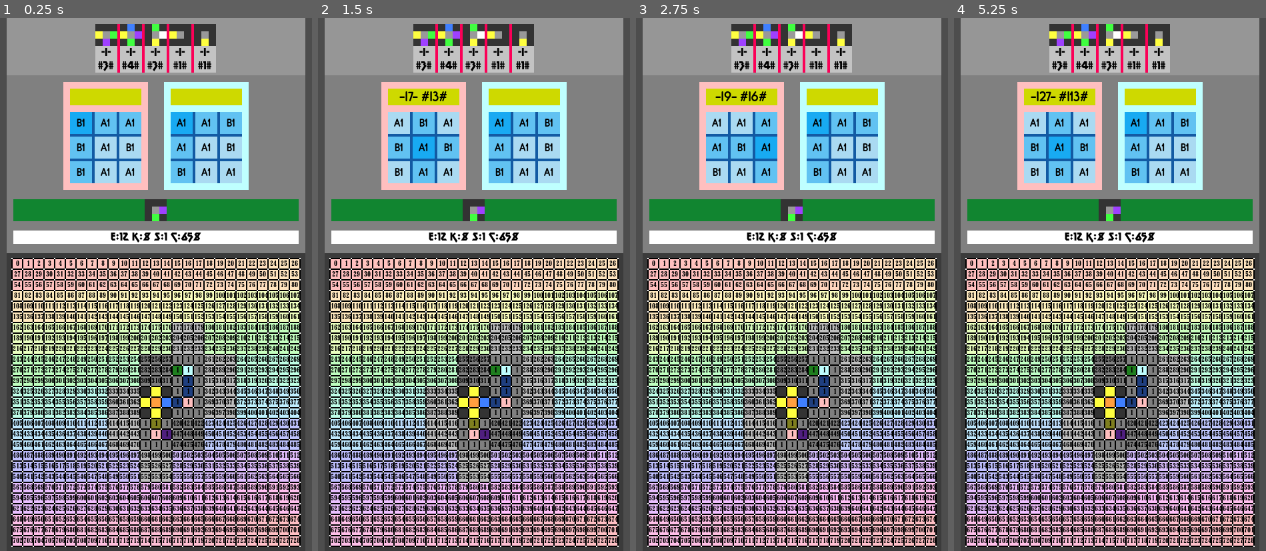
Above: before the commit, frames 1-4 (left to right).
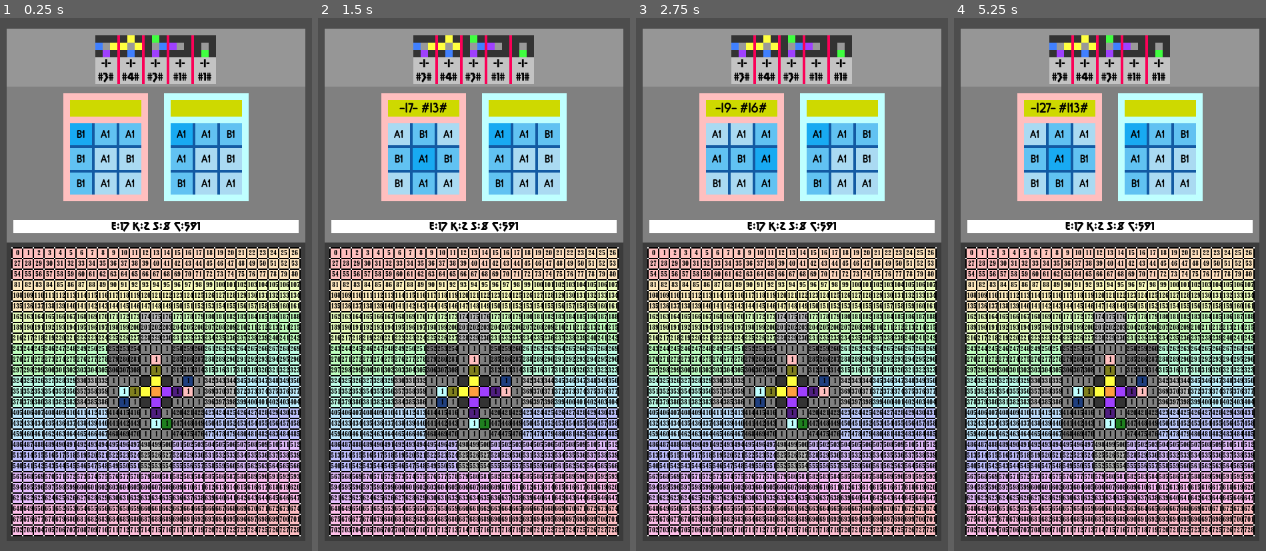
Above: after the commit, the same moments.

Repository: Pe3Hu/rangi
Game: Godot game, scene res://scene/Game.tscn
Two runs of this game, one before a commit and one after it. Both use one fixed random seed, a clock stepped at 60 frames per second and the inputs below.
Inputs:
- Up to frame 1 (0.25 s): no input
- Up to frame 2 (1.5 s): tap Enter at 0.5 s; hold D 0.53-1.28 s; tap Q at 0.6 s; tap Space at 0.77, 1.25 s; hold S from 1.28 s (still down); tap E at 1.35 s
- Up to frame 3 (2.75 s): tap Space at 1.52 s; tap Enter at 2 s; release S at 2.03 s; hold D from 2.03 s (still down); tap R at 2.1 s
- Up to frame 4 (5.25 s): tap Space at 2.75, 3.02, 3.77, 4.25, 4.52 s; release D at 2.78 s; hold W 2.78-3.53 s; tap F at 2.85 s; tap Enter at 3.5 s; hold A 3.53-5.03 s; tap Z at 3.6 s; tap Q at 4.35 s; hold S from 5.03 s (still down); tap E at 5.1 s

The runs differ from the first frame. In frame 1, 42% of the frame differs, in the area x 2-98%, y 0-100%; in frame 2, 42%; in frame 3, 42%; in frame 4, 42%.
Error before the commit: Invalid call. Nonexistent function 'decide_which_worksite_to_build_on' in base 'RefCounted (Conveyor)'. (res://scene/Game.gd:53)
Error after the commit: Invalid call. Nonexistent function 'decide_which_worksite_to_build_on' in base 'RefCounted (Conveyor)'. (res://scene/Game.gd:54)

Commit message:
update version 0.0029
1. Added priorities to Director

Diff:
--- a/scene/Game.gd
+++ b/scene/Game.gd
@@ -15,8 +15,9 @@
 	outpost.obj.conveyor.establish_starter_schematics()
 	#outpost.obj.conveyor.evaluate_worksites()
 
-	for branch in outpost.arr.branch:
-		branch.obj.director.evaluate_bureau()
+	#for branch in outpost.arr.branch:
+	#	branch.obj.director.prioritize()
+	outpost.arr.branch.front().obj.director.prioritize()
 
 
 func _input(event) -> void:
--- a/script/Classes_0.gd
+++ b/script/Classes_0.gd
@@ -46,15 +46,21 @@
 	func _init(input_: Dictionary) -> void:
 		obj.cosmos = input_.cosmos
 		init_scene()
+		init_bureau()
 		init_outposts()
 		update_badges()
-		init_bureau()
 
 
 	func init_scene() -> void:
 		scene.myself = Global.scene.planet.instantiate()
 		scene.myself.set_parent(self)
 		obj.cosmos.scene.myself.get_node("Planet").add_child(scene.myself)
+
+
+	func init_bureau() -> void:
+		var input = {}
+		input.planet = self
+		obj.bureau = Classes_3.Bureau.new(input)
 
 
 	func init_outposts() -> void:
@@ -79,12 +85,6 @@
 				branch.obj.director.scene.myself.update_color()
 
 
-	func init_bureau() -> void:
-		var input = {}
-		input.planet = self
-		obj.bureau = Classes_3.Bureau.new(input)
-
-
 #континент continent
 class Continent:
 	var arr = {}
--- a/script/Classes_1.gd
+++ b/script/Classes_1.gd
@@ -61,12 +61,15 @@
 class Director:
 	var arr = {}
 	var obj = {}
+	var dict = {}
 	var scene = {}
 
 
 	func _init(input_: Dictionary) -> void:
 		obj.branch = input_.branch
+		obj.bureau = obj.branch.obj.outpost.obj.planet.obj.bureau
 		init_scene()
+		init_priorities()
 		init_base_design()
 		init_album()
 		put_starter_schematic_above_on_archive()
@@ -76,6 +79,20 @@
 		scene.myself = Global.scene.director.instantiate()
 		scene.myself.set_parent(self)
 		obj.branch.obj.outpost.scene.myself.get_node("VBox/Director").add_child(scene.myself)
+
+
+	func init_priorities() -> void:
+		var undistributed = int(Global.dict.priority.total)
+		dict.priority = {}
+
+		for priority in Global.dict.priority.title:
+			dict.priority[priority] = int(Global.dict.priority.min)
+			undistributed -= dict.priority[priority]
+
+		while undistributed > 0:
+			var priority = Global.dict.priority.title.pick_random()
+			dict.priority[priority] += 1
+			undistributed -= 1
 
 
 	func init_base_design() -> void:
@@ -161,5 +178,63 @@
 		obj.album.fill_thought()
 
 
+	func prioritize() -> void:
+		var priority = Global.get_random_key(dict.priority)
+		priority = "pursuit of incentive"
+		print(priority)
+
+		match priority:
+			"finish construction":
+				pass
+			"pursuit of incentive":
+				evaluate_bureau()
+			"take on hardest":
+				pass
+
+
 	func evaluate_bureau() -> void:
-		pass
+		var incentive_titles = {}
+		var incentives = obj.branch.obj.outpost.obj.conveyor.dict.incentive
+
+		for breath in incentives:
+			for incentive in incentives[breath]:
+				#var center = incentive.obj.cluster.obj.center
+				#var index =  Global.num.size.continent.col * center.vec.grid.y + center.vec.grid.x
+
+				for title in incentive.arr.title:
+					if !incentive_titles.has(title):
+						incentive_titles[title] = []
+
+					incentive_titles[title].append(incentive)
+
+				#print([breath, index], incentive.arr.title)
+		var relevant_bids = {}
+
+		for bid in obj.bureau.arr.bid.showcase:
+			for tool in bid.obj.design.arr.tool:
+				match tool.word.category:
+					"drone":
+						pass
+					"schematic":
+						var title = tool.obj.schematic.word.title
+						var description = Global.dict.schematic.title[title]
+						var rotates = Global.dict.schematic.rotate[title]
+
+						for rotated_title in rotates:
+							if incentive_titles.has(rotated_title):
+
+								for incentive in incentive_titles[rotated_title]:
+									if !relevant_bids.has(bid):
+										relevant_bids[bid] = []
+
+									relevant_bids[bid].append(incentive)
+
+
+		for bid in relevant_bids:
+			for incentive in relevant_bids[bid]:
+				var center = incentive.obj.cluster.obj.center
+				var index =  Global.num.size.continent.col * center.vec.grid.y + center.vec.grid.x
+				var schematic = bid.obj.design.arr.tool.front().obj.schematic
+
+				var description = Global.dict.schematic.title[schematic.word.title]
+				print([index, description])
--- a/script/Global.gd
+++ b/script/Global.gd
@@ -138,6 +138,12 @@
 	dict.roman.number[4] = "IV"
 	dict.roman.number[5] = "V"
 
+	dict.priority = {}
+	dict.priority.min = 1
+	dict.priority.avg = 5
+	dict.priority.title = ["finish construction", "pursuit of incentive", "take on hardest"]
+	dict.priority.total = dict.priority.avg * dict.priority.title.size()
+
 	init_corner()
 	init_windrose()
 	init_compartment()
@@ -311,6 +317,7 @@
 	dict.schematic.association = {}
 	dict.schematic.indexs = {}
 	dict.schematic.mastery = {}
+	dict.schematic.rotate = {}
 
 	var size = pow(num.size.cluster.n, 2) - 1
 	var index = {}
@@ -425,6 +432,35 @@
 			dict.schematic.association[associations_size][data.title] = data.title
 			dict.schematic.rarity[data.rarity].append(data.title)
 			#print(data)
+
+	for title in dict.schematic.title:
+		dict.schematic.rotate[title] = []
+		var description = dict.schematic.title[title]
+		var indexs = {}
+		indexs.current = []
+		indexs.next = []
+		indexs.current.append_array(description.indexs)
+
+		for turn in num.conveyor.turn:
+			indexs.next = []
+
+			for _i in indexs.current.size():
+				indexs.next.append(0)
+
+			for _i in indexs.current.size():
+				if indexs.current[_i] == 1:
+					var windrose = arr.windrose[_i]
+					var next_windrose = dict.windrose.next[windrose]
+					var next_index = arr.windrose.find(next_windrose)
+					indexs.next[next_index] = 1
+
+			var title_rotated = dict.schematic.indexs[indexs.next]
+
+			if !dict.schematic.rotate[title].has(title_rotated):
+				dict.schematic.rotate[title].append(title_rotated)
+
+			indexs.current = []
+			indexs.current.append_array(indexs.next)
 
 
 func get_schematic_title_based_on_markers(markers_: Dictionary) -> Array:
